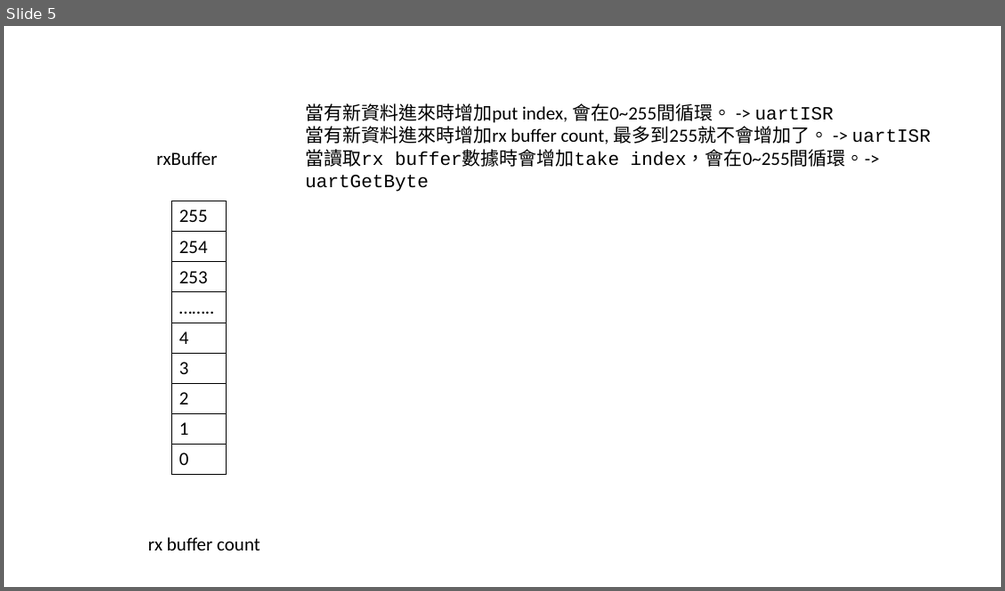
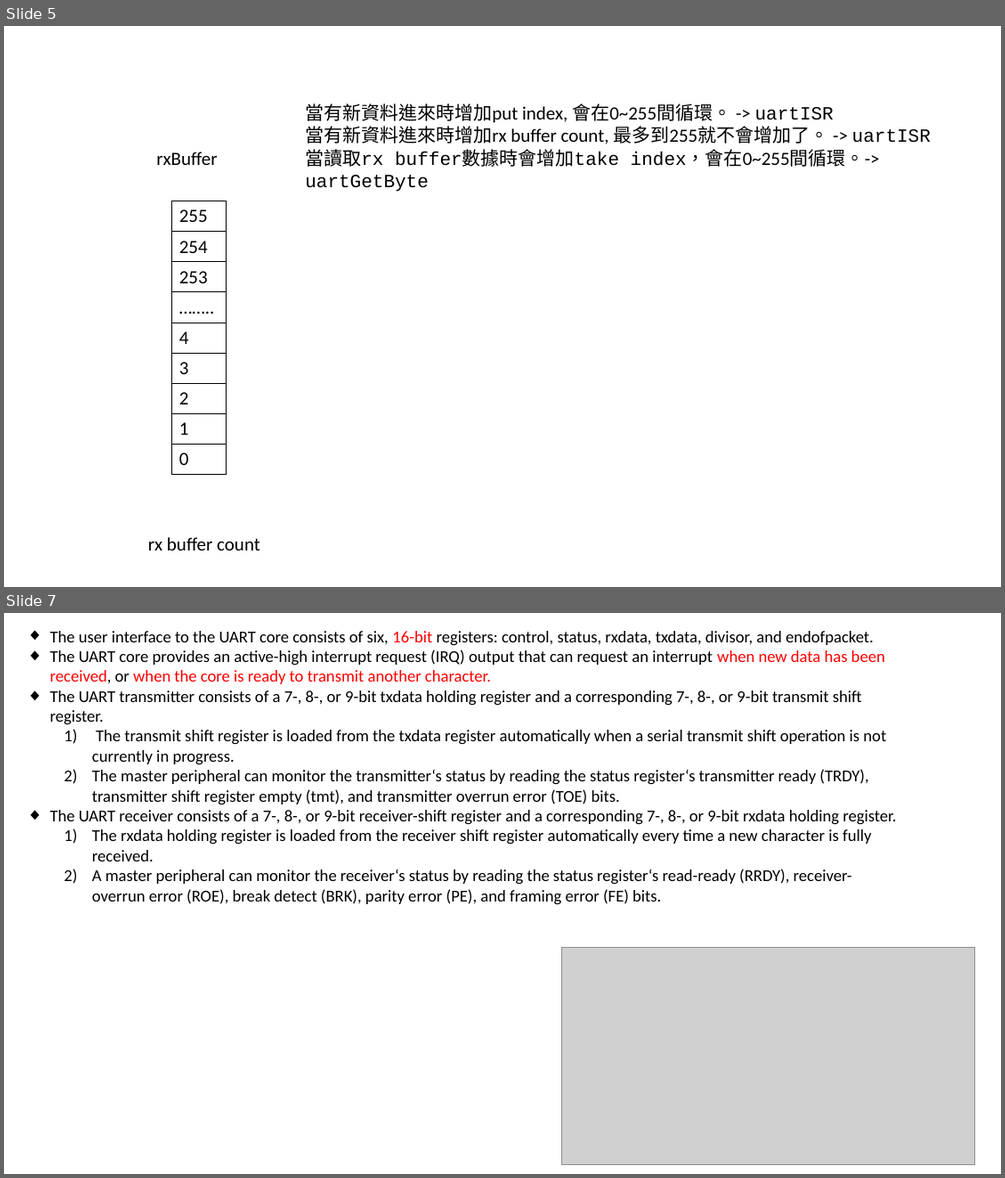
Before and after one commit to adamShiau/adamShiau_FPGA, a slide deck: nios2_lib/UART_API/程式解析.pptx. Shown one above the other, each under a label of ours: slide 5 before the commit, slides 5 and 7 after it; the slides between them are not shown. The pictures are 1005x591 and 1005x1178 pixels, drawn with LibreOffice and Linux fonts; fonts in the diff are those of the drawing; grey boxes stand for pictures. Boxes give left, top, right and bottom in pixels: in the first picture for what was removed or moved away, otherwise in the second. Text is boxed around its words. In the diff, an @@ line names an element or a change of style, - is before the commit and + after.

```diff
--- a/nios2_lib/UART_API/程式解析.pptx
+++ b/nios2_lib/UART_API/程式解析.pptx
@@ slide 7 added at bbox=[4, 613, 1001, 1174], background #FFFFFF @@
@@ text added at bbox=[50, 631, 896, 905], 16 pt, text #000000 @@
+◆ The user interface to the UART core consists of six, 16-bit registers: control, status, rxdata, txdata, divisor, and endofpacket.
+◆ The UART core provides an active-high interrupt request (IRQ) output that can request an interrupt when new data has been received, or when the core is ready to transmit another character.
+◆ The UART transmitter consists of a 7-, 8-, or 9-bit txdata holding register and a corresponding 7-, 8-, or 9-bit transmit shift register.
+  1) The transmit shift register is loaded from the txdata register automatically when a serial transmit shift operation is not currently in progress.
+  2) The master peripheral can monitor the transmitter‘s status by reading the status register‘s transmitter ready (TRDY), transmitter shift register empty (tmt), and transmitter overrun error (TOE) bits.
+◆ The UART receiver consists of a 7-, 8-, or 9-bit receiver-shift register and a corresponding 7-, 8-, or 9-bit rxdata holding register.
+  1) The rxdata holding register is loaded from the receiver shift register automatically every time a new character is fully received.
+  2) A master peripheral can monitor the receiver‘s status by reading the status register‘s read-ready (RRDY), receiver-overrun error (ROE), break detect (BRK), parity error (PE), and framing error (FE) bits.
@@ picture added at bbox=[562, 948, 975, 1165] @@
```
Also in this commit, not shown: 4 other slides added, 1 other file.
